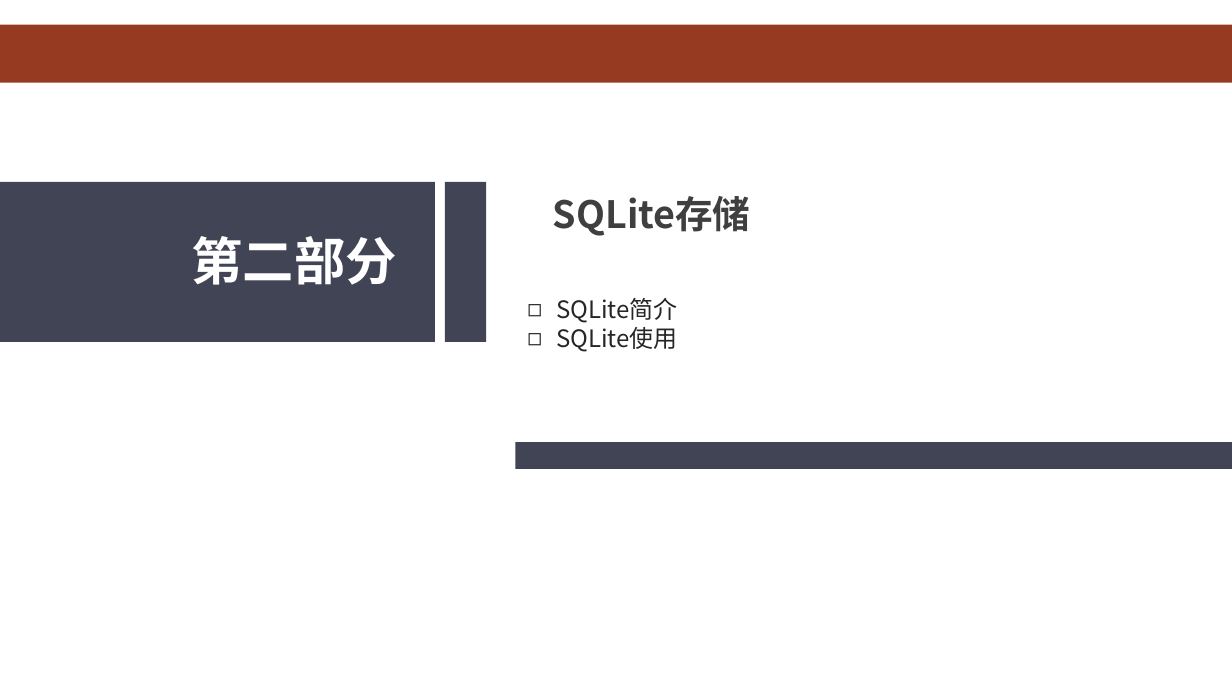
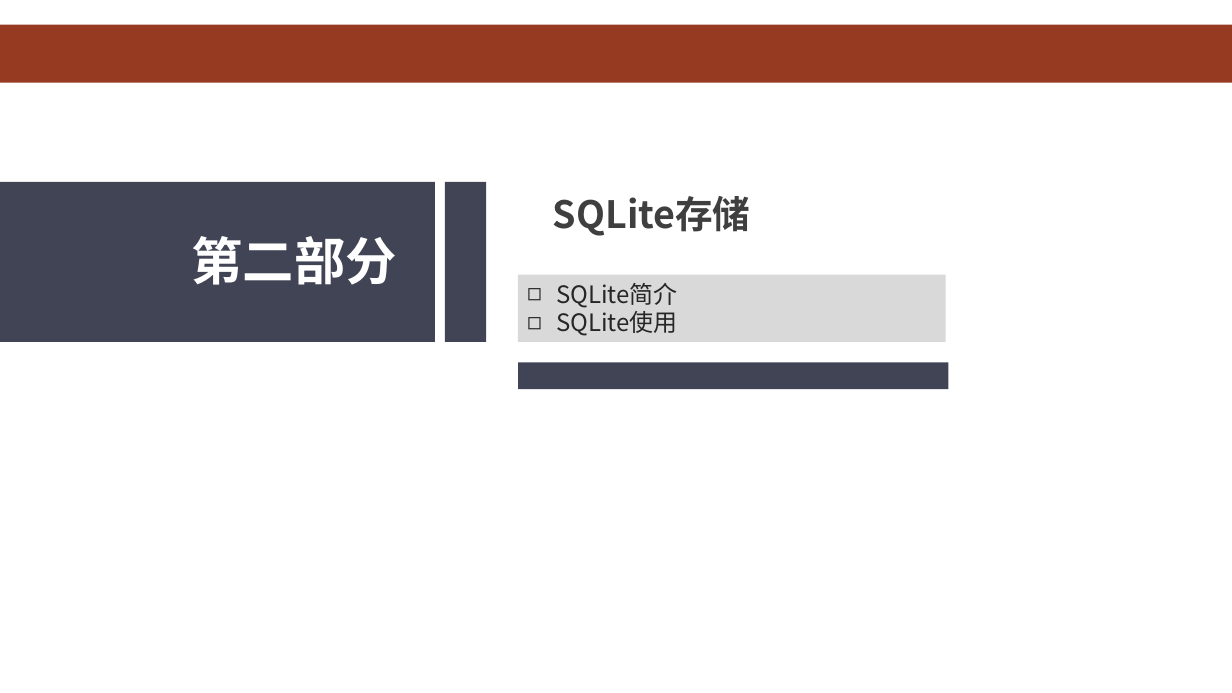
Before and after one commit to HBU/Android-PPT, a slide deck: slide 15 of 08.0 -- 数据存储 -- 第08章.pptx. Drawn at 1232x693 pixels with LibreOffice and Linux fonts; fonts in the diff are those of the drawing; background and template pictures are left out. Boxes give left, top, right and bottom in pixels: in the first picture for what was removed or moved away, otherwise in the second. Text is boxed around its words. In the diff, an @@ line names an element or a change of style, - is before the commit and + after.

```diff
--- a/08.0 -- 数据存储 -- 第08章.pptx
+++ b/08.0 -- 数据存储 -- 第08章.pptx
@@ rectangle "SQLite简介": place and size @@
-rectangle "SQLite简介" at [556,298,678,352]
+rectangle "SQLite简介" at [517,275,945,342]
@@ rectangle "SQLite简介" at [517,275,945,342]: fill none to #D9D9D9 @@
@@ rectangle: place and size @@
-rectangle at [515,442,1232,469]
+rectangle at [517,362,947,389]
```
Also in this commit, not shown: 27 other slides changed.
